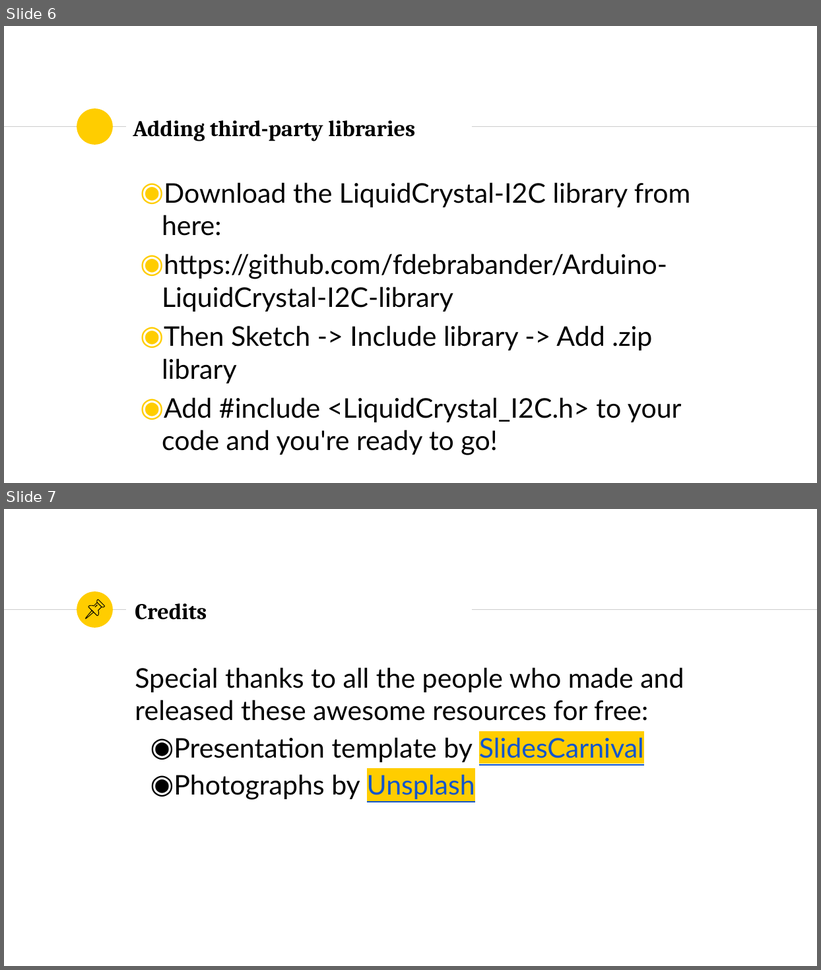
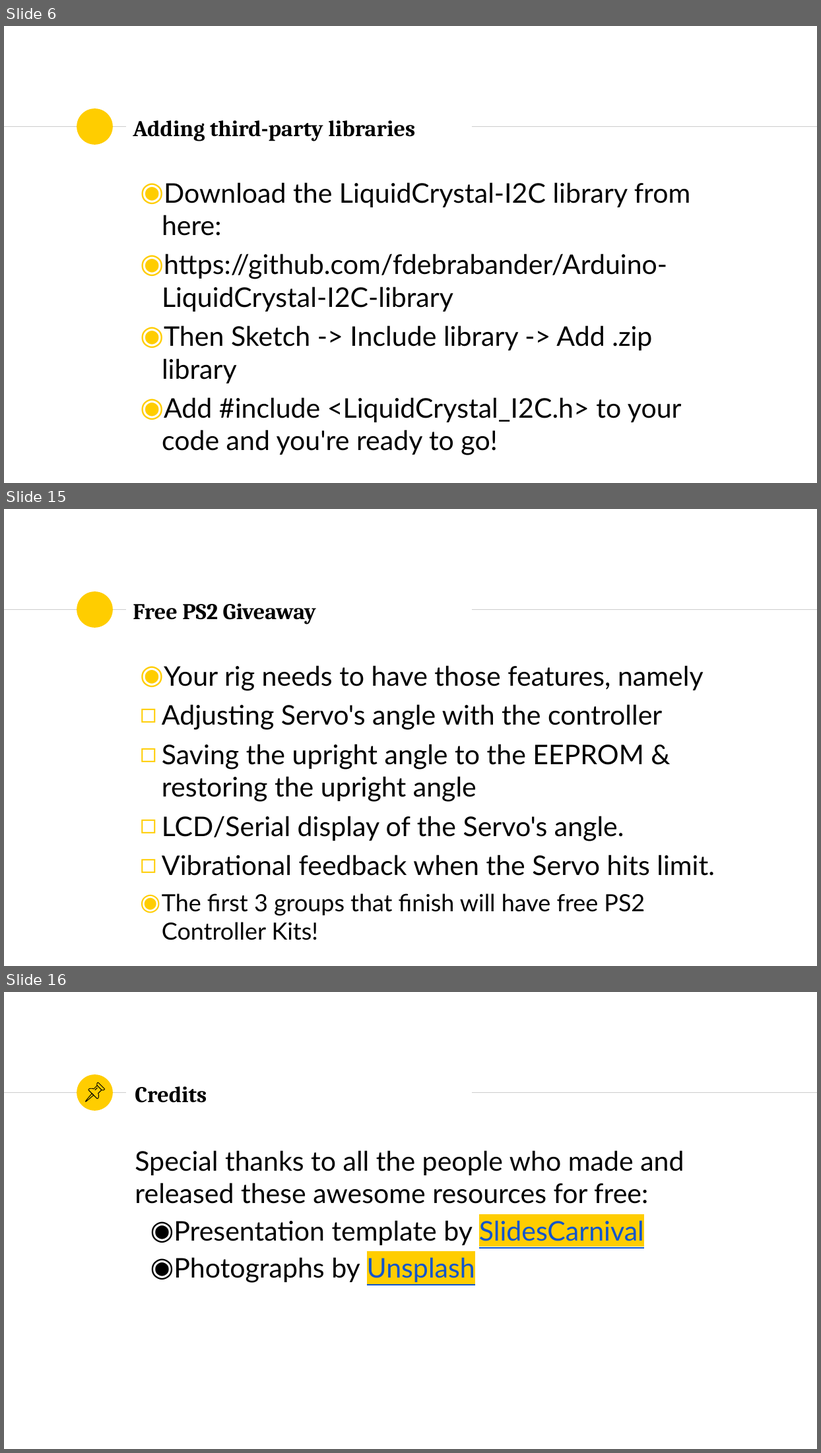
Before and after one commit to SSTIA/arduino-seminar, a slide deck: slides/ArduinoSeminar2.pptx. Shown one above the other, each under a label of ours: slides 6 and 7 before the commit, slides 6, 15 and 16 after it; the slides between them are not shown. The pictures are 821x970 and 821x1453 pixels, drawn with LibreOffice and Linux fonts; fonts in the diff are those of the drawing. Boxes give left, top, right and bottom in pixels: in the first picture for what was removed or moved away, otherwise in the second. Text is boxed around its words. In the diff, an @@ line names an element or a change of style, - is before the commit and + after.

```diff
--- a/slides/ArduinoSeminar2.pptx
+++ b/slides/ArduinoSeminar2.pptx
@@ slide 15 added at [4, 509, 817, 966], background #FFFFFF; not listed: 3 template elements that a slide beside it also shows @@
@@ title added at [133, 603, 316, 624], 26.6 pt, text #000000, bold @@
+Free PS2 Giveaway
@@ text added at [162, 665, 715, 941], 32 pt, text #000000 @@
+◉ Your rig needs to have those features, namely
+◻ Adjusting Servo's angle with the controller
+◻ Saving the upright angle to the EEPROM & restoring the upright angle
+◻ LCD/Serial display of the Servo's angle.
+◻ Vibrational feedback when the Servo hits limit.
+◉ The first 3 groups that finish will have free PS2 Controller Kits!
@@ what was slide 7 is now slide 16 @@
```
Also in this commit, not shown: 8 other slides added, 4 other files.
